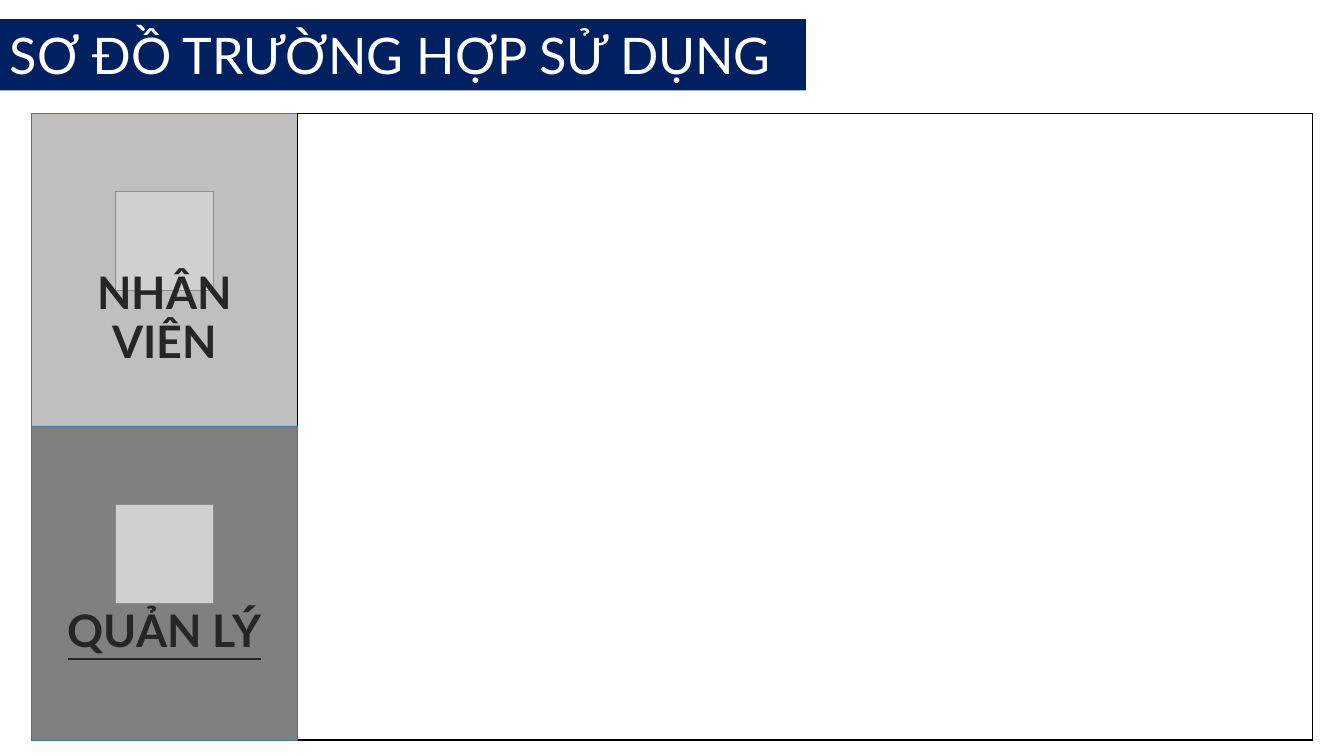
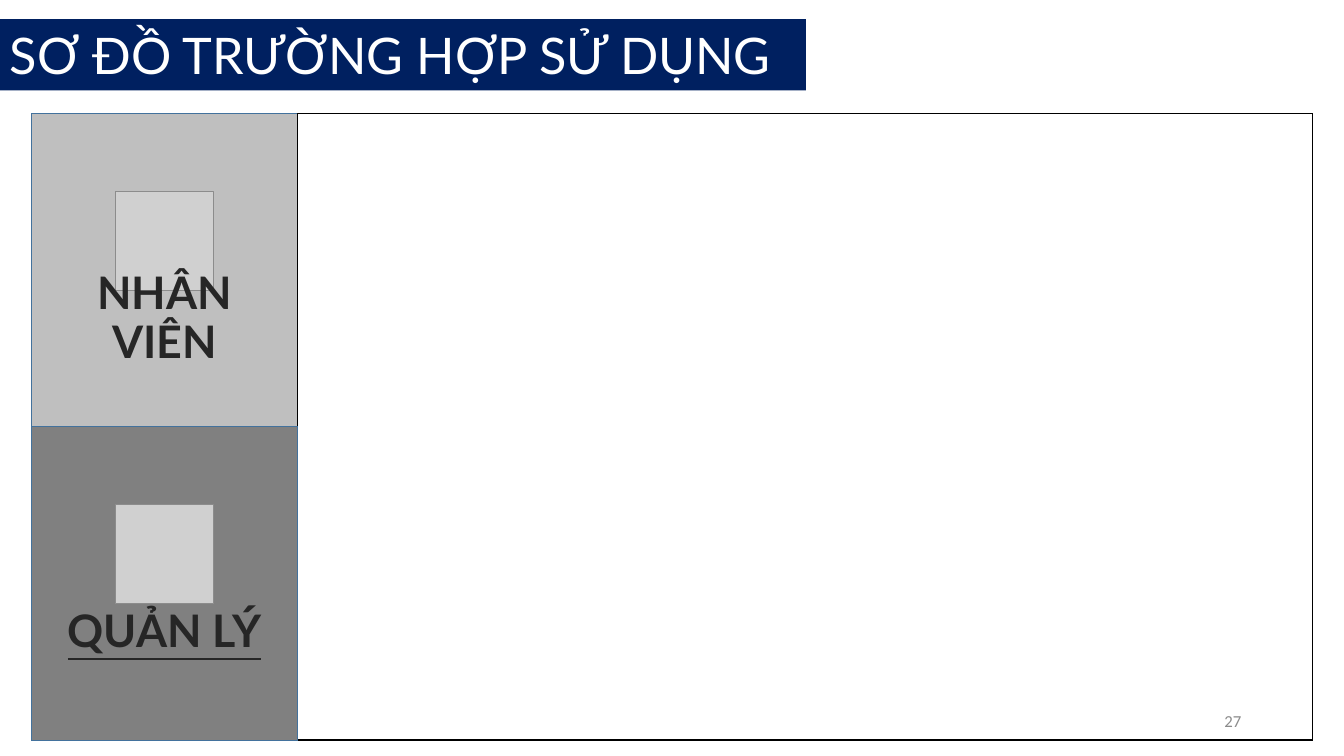
Before and after one commit to minhynguyen/luanvan, a slide deck: slide 27 of LVTN.pptx (slide 28 before the commit). Drawn at 1344x756 pixels with LibreOffice and Linux fonts; fonts in the diff are those of the drawing; grey boxes stand for pictures. Boxes give left, top, right and bottom in pixels: in the first picture for what was removed or moved away, otherwise in the second. Text is boxed around its words. In the diff, an @@ line names an element or a change of style, - is before the commit and + after.

```diff
--- a/LVTN.pptx
+++ b/LVTN.pptx
@@ page number added at <box>1224,716,1241,727</box>, 12 pt, text #8C8C8C @@
+27
```
Also in this commit, not shown: 28 other slides changed, 1 slide added, 2 slides removed.
